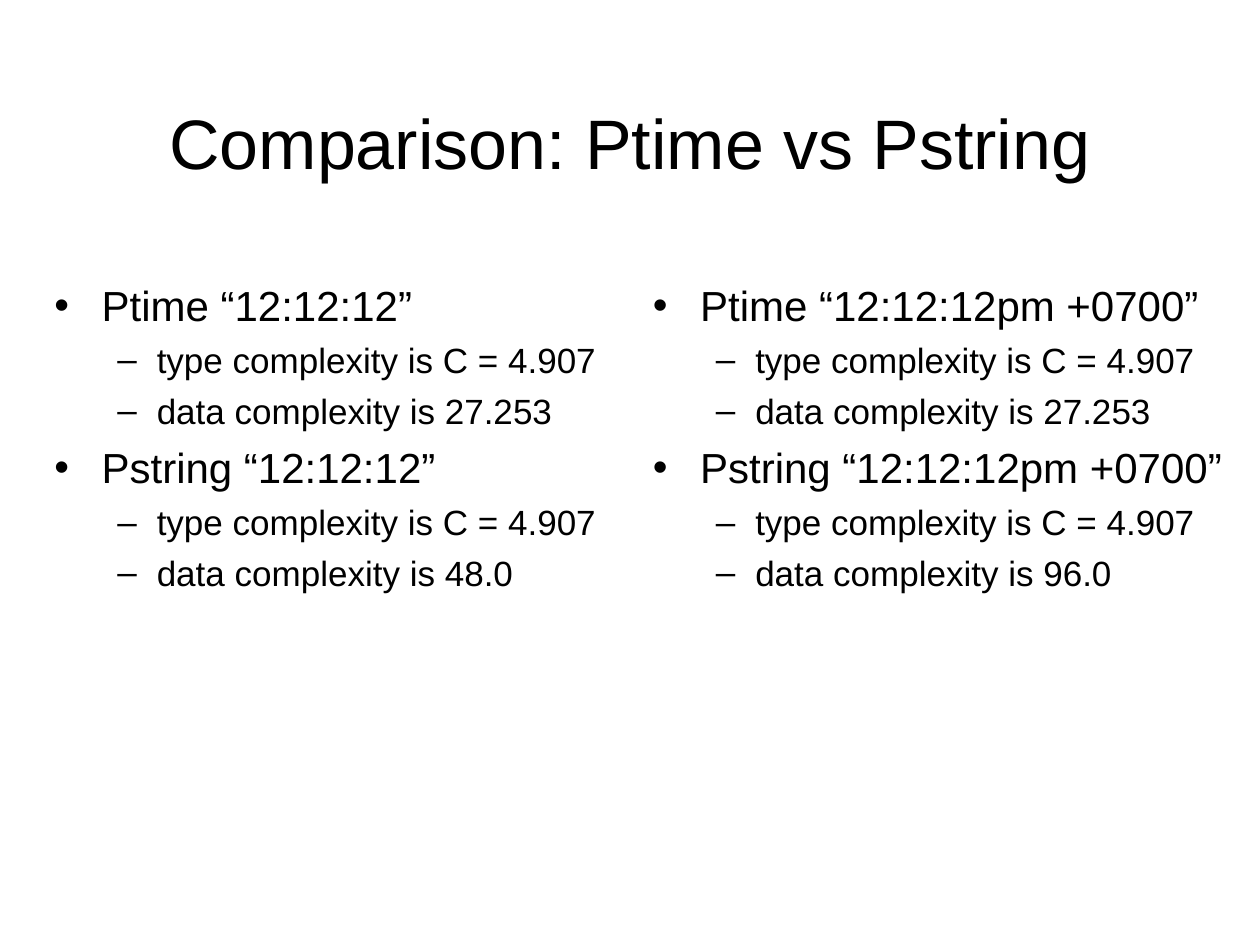
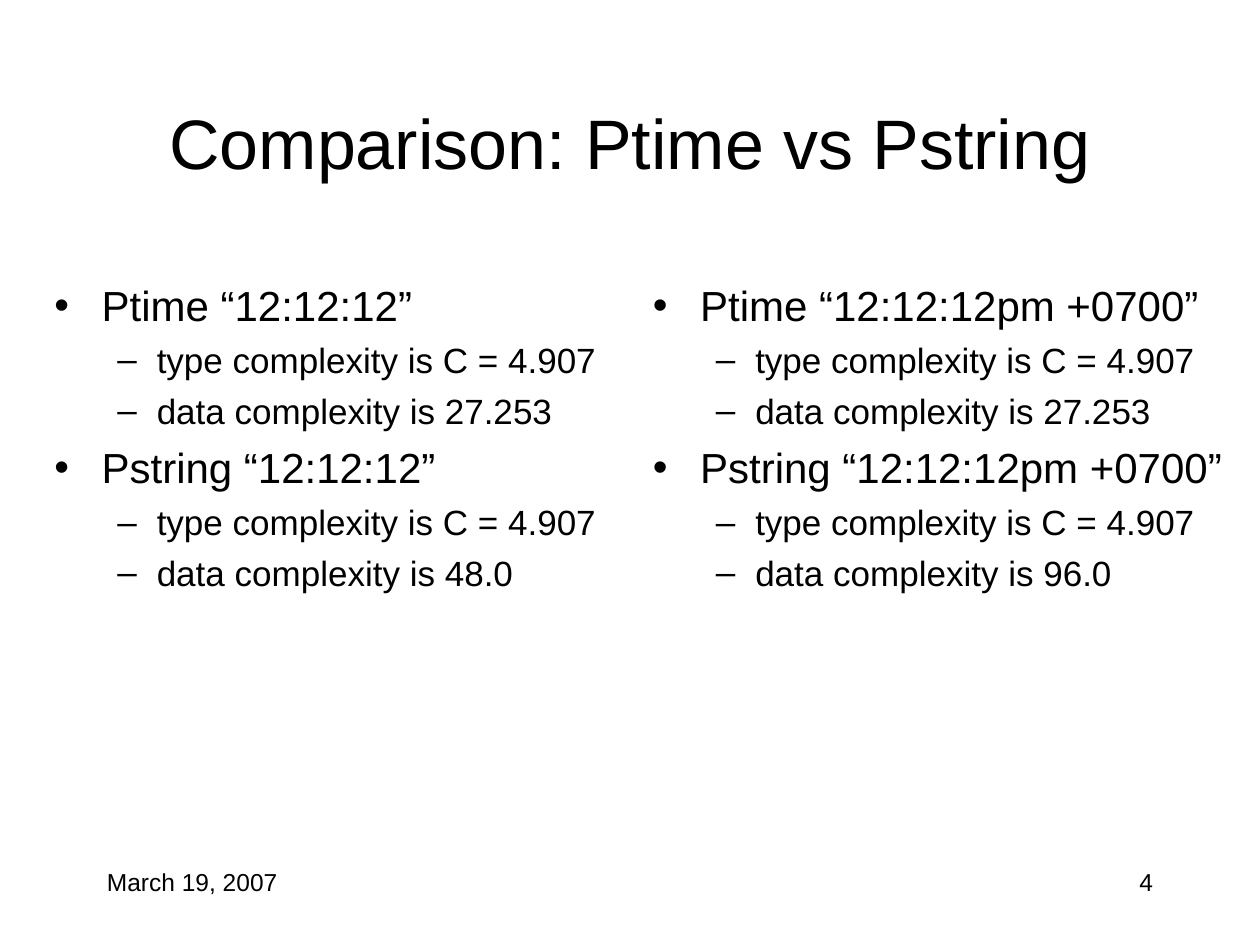
Before and after one commit to cornell-pl/forest, a slide deck: slide 4 of pads/documents/scoring/Comparisons.ppt. Drawn at 1260x945 pixels with LibreOffice and Linux fonts; fonts in the diff are those of the drawing. Boxes give left, top, right and bottom in pixels: in the first picture for what was removed or moved away, otherwise in the second. Text is boxed around its words. In the diff, an @@ line names an element or a change of style, - is before the commit and + after.

Commit message:
More comparisons and definitions

```diff
--- a/pads/documents/scoring/Comparisons.ppt
+++ b/pads/documents/scoring/Comparisons.ppt
@@ text added at [107,873,278,894], 14 pt, text #000000 @@
+March 19, 2007
@@ page number added at [1139,874,1153,891], 14 pt, text #000000 @@
+4
```
Also in this commit, not shown: 12 other slides changed, 5 slides added, 1 slide removed.
